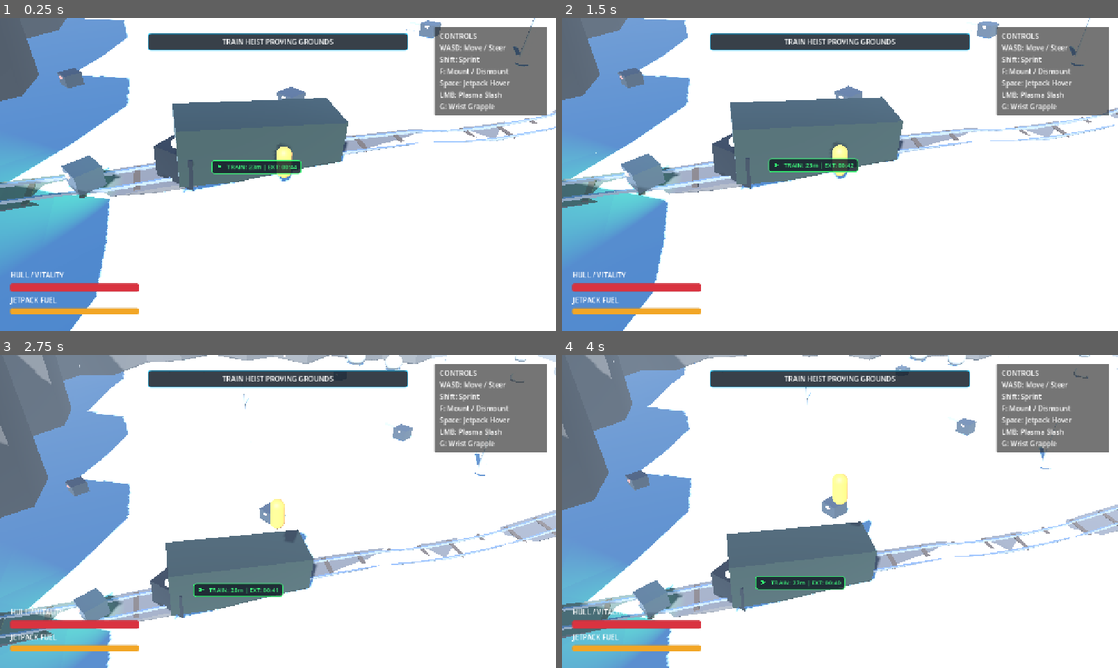
Above: before the commit, frames 1-4 (two rows, left to right).
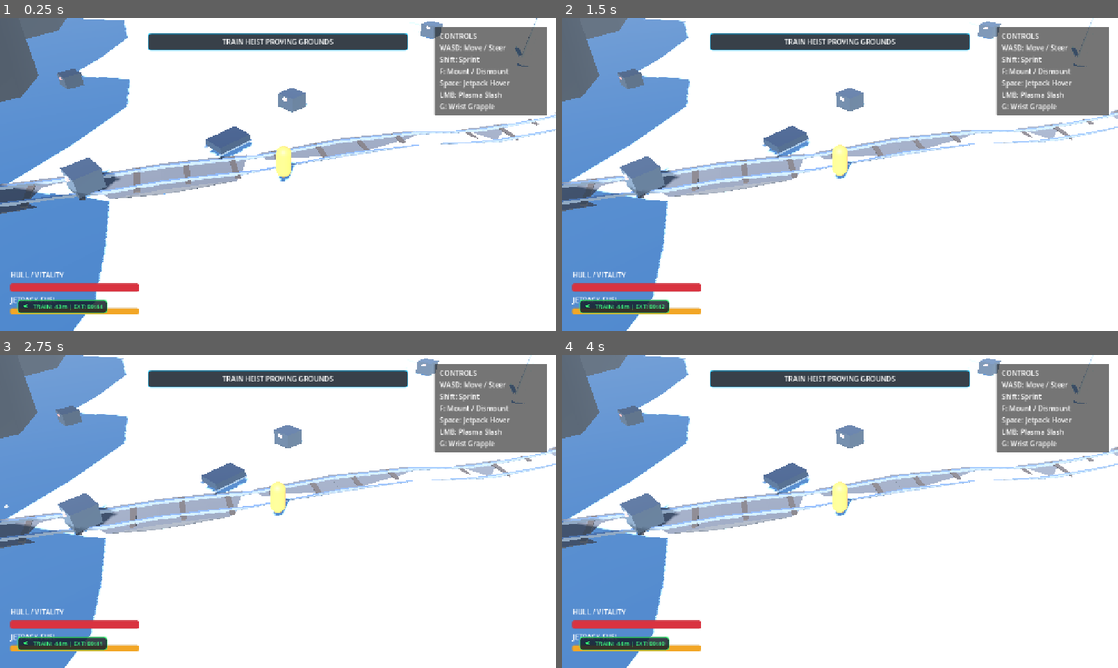
Above: after the commit, the same moments.

Repository: mcintalmo/drift
Game: Godot game, scene res://scenes/world/ActiveTrainHeistSector.tscn
Two runs of this game, one before a commit and one after it. Both use one fixed random seed, a clock stepped at 60 frames per second and the inputs below. This scene is started directly instead of the project's main scene.
Inputs (mouse positions are in pixels of both pictures, inside the frame that each line leads up to):
- Up to frame 1 (0.25 s): no input
- Up to frame 2 (1.5 s): tap Enter (ui_accept) at 0.5, 0.77 s; move the mouse to (962, 158) at 0.52 s; hold E (pilot_lean_right) 0.53-1.25 s; click (962, 158) at 0.6 s; drag from (728, 190) to (812, 237) at 1.27 s
- Up to frame 3 (2.75 s): tap Enter (ui_accept) at 2 s; move the mouse to (333, 442) at 2.02 s; hold E (pilot_lean_right) from 2.03 s (still down); tap G (pilot_wrist_grapple) at 2.1 s
- Up to frame 4 (4 s): release E (pilot_lean_right) at 2.75 s; drag from (812, 574) to (673, 464) at 2.77 s; move the mouse to (1006, 558) at 3.52 s; hold Q (pilot_lean_left) from 3.53 s (still down); hold Right mouse button (winch_quick) from 3.53 s (still down); tap Enter (ui_accept) at 3.77 s

The runs differ from the first frame. In frame 1, 14% of the frame differs, in the area x 0-100%, y 0-100%; in frame 2, 14%; in frame 3, 28%; in frame 4, 28%.

Commit message:
Fix AnimatableBody3D sync_to_physics lock and ensure cars emerge from cave in real physics loop

Diff:
--- a/scenes/entities/train/ArmoredBoxcar.tscn
+++ b/scenes/entities/train/ArmoredBoxcar.tscn
@@ -56,7 +56,6 @@
 [node name="ArmoredBoxcar" type="AnimatableBody3D" groups=["train_convoy"]]
 collision_layer = 1
 collision_mask = 7
-sync_to_physics = true
 script = ExtResource("1_train_car")
 car_length_m = 8.5
 car_width_m = 3.2
--- a/scenes/entities/train/ArmoredLocomotive.tscn
+++ b/scenes/entities/train/ArmoredLocomotive.tscn
@@ -53,7 +53,6 @@
 [node name="ArmoredLocomotive" type="AnimatableBody3D" groups=["train_convoy"]]
 collision_layer = 1
 collision_mask = 7
-sync_to_physics = true
 script = ExtResource("1_train_car")
 car_length_m = 9.2
 car_width_m = 3.4
--- a/scripts/entities/world/moving_train.gd
+++ b/scripts/entities/world/moving_train.gd
@@ -61,7 +61,7 @@
 	# 1. Preparation Delay in Entrance Cave
 	if delay_timer > 0.0:
 		delay_timer -= delta
-		_update_car_positions(delta) # Keep all cars correctly positioned during delay
+		_update_car_positions(delta)
 		if delay_timer <= 0.0:
 			has_started = true
 			train_started_moving.emit()
@@ -117,13 +117,11 @@
 			# Positioned backwards along tangent inside the entrance cave
 			pos_3d = start_pt + (start_dir * target_s)
 			dir_3d = start_dir
-			car.visible = (target_s >= -3.5) # Emerge smoothly from cavern mouth
 		elif target_s > total_track_length_m:
 			# Positioned forward along tangent inside the exit tunnel
 			var over_s: float = target_s - total_track_length_m
 			pos_3d = end_pt + (end_dir * over_s)
 			dir_3d = end_dir
-			car.visible = (over_s <= 3.5) # Disappear smoothly into exit tunnel
 		else:
 			# Along 3D Curve Spline on track
 			pos_3d = curve_3d.sample_baked(target_s)
@@ -132,10 +130,13 @@
 			dir_3d = (next_pos - pos_3d).normalized()
 			if dir_3d.length_squared() < 0.01:
 				dir_3d = start_dir
-			car.visible = true
 
 		var rot_y: float = atan2(dir_3d.x, dir_3d.z)
 		var pitch_x: float = -asin(clampf(dir_3d.y, -0.9, 0.9))
+
+		var is_car_active: bool = (target_s >= -3.5) and (target_s <= total_track_length_m + 3.5)
+		car.visible = is_car_active
+		car.process_mode = Node.PROCESS_MODE_INHERIT if is_car_active else Node.PROCESS_MODE_DISABLED
 
 		if car.is_inside_tree():
 			car.global_position = pos_3d
--- a/scripts/entities/world/train_car.gd
+++ b/scripts/entities/world/train_car.gd
@@ -34,7 +34,7 @@
 @onready var lock_vis: MeshInstance3D = get_node_or_null("VisualModel/MagneticLock") as MeshInstance3D
 
 func _ready() -> void:
-	sync_to_physics = true
+	sync_to_physics = false
 
 	# Setup Coupler Health
 	if coupler_health_comp:
